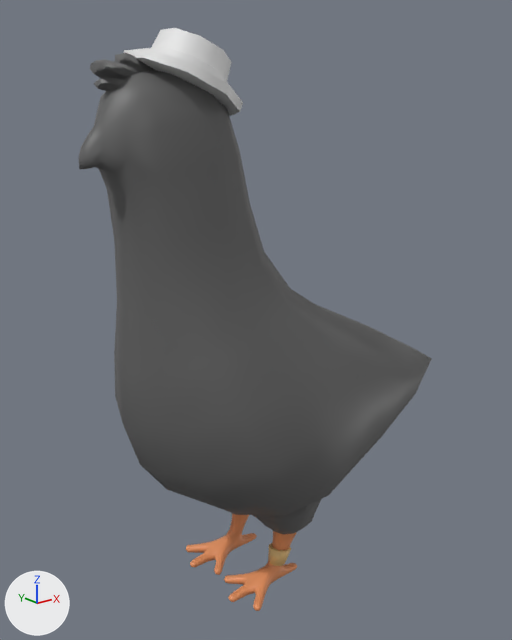
The FBX model Models/Bird/Bird.fbx, before and after one commit.
Before and after are seen from a 50 mm lens placed at (5.619, -12.976, 0.793), pointed at (6.259, -12.175, 0.473). Every picture has the same lights, and +X, +Y and +Z are marked at lower left. Where no turn or scale is listed for an object, it has been applied to the vertices.
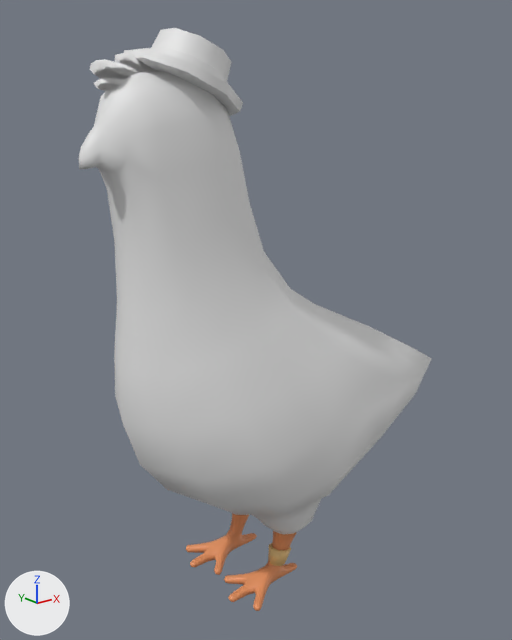
What differs and where, as boxes (x1, y1, x2, y2) in the pictures (512 x 640 px):
'Cube', recoloured
    both: (79, 50, 432, 550)

What the commit changed:
Material 'Body' (mat_body) changes colour from dark grey #616161 to white #e7e7e7; in linear values from (0.119, 0.119, 0.119) to (0.8, 0.8, 0.8).
